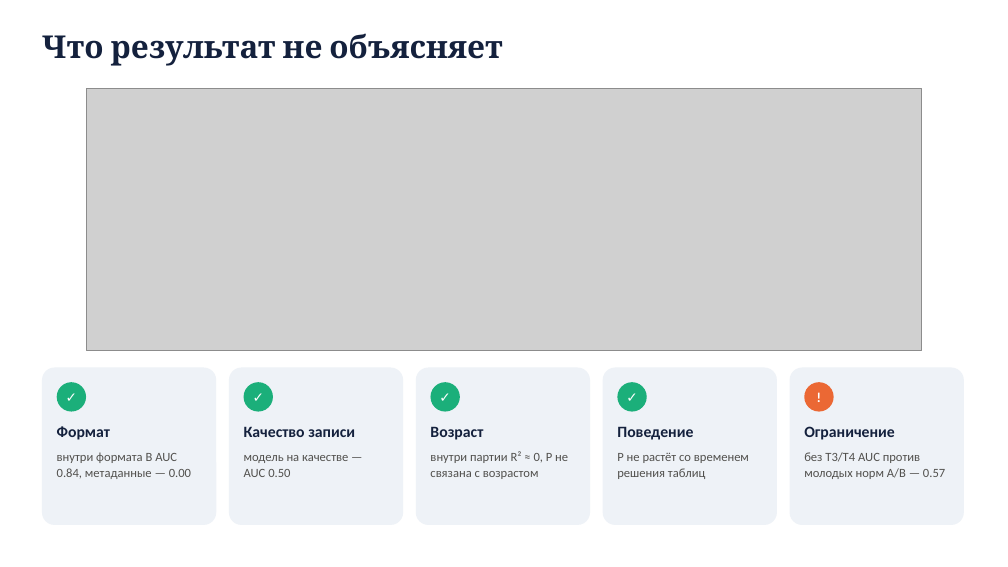
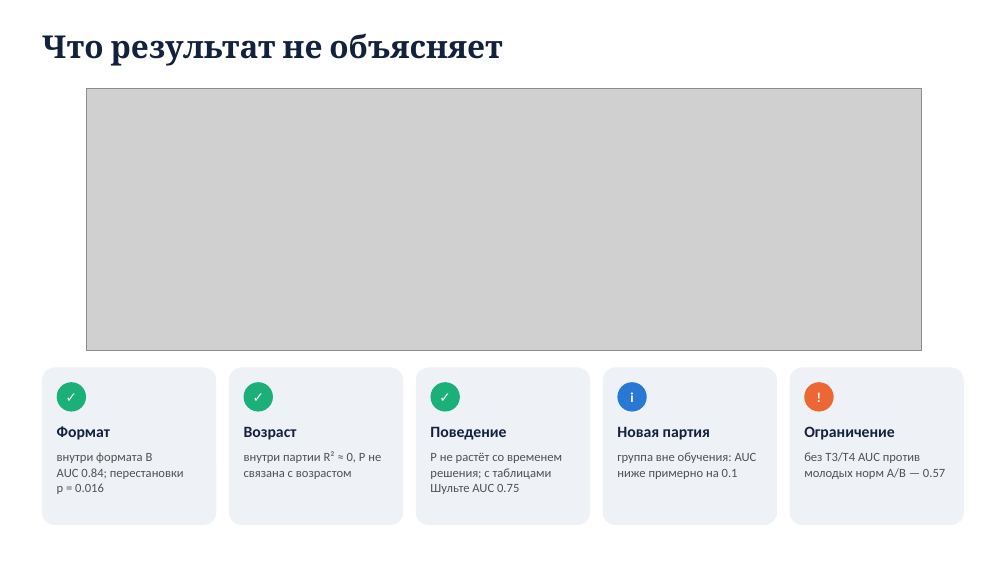
Before and after one commit to igor688-hub/neurodiagnosis-eeg, a slide deck: slide 5 of report/presentation.pptx (slide 8 before the commit). Drawn at 1008x567 pixels with LibreOffice and Linux fonts; fonts in the diff are those of the drawing; grey boxes stand for pictures. Boxes give left, top, right and bottom in pixels: in the first picture for what was removed or moved away, otherwise in the second. Text is boxed around its words. In the diff, an @@ line names an element or a change of style, - is before the commit and + after.

```diff
--- a/report/presentation.pptx
+++ b/report/presentation.pptx
@@ ellipse "i" at box(618, 383, 647, 412): fill #1BAF7A to #2A78D6 @@
@@ text in ellipse at box(630, 392, 633, 402): text changed @@
-✓
+i
@@ text at box(244, 426, 297, 440): text changed @@
-Качество записи
+Возраст
@@ text at box(430, 426, 506, 440): text changed @@
-Возраст
+Поведение
@@ text at box(617, 426, 710, 440): text changed @@
-Поведение
+Новая партия
@@ text at box(57, 452, 184, 494): text changed @@
-внутри формата B AUC 0.84, метаданные — 0.00
+внутри формата B AUC 0.84; перестановки p = 0.016
@@ text at box(244, 451, 381, 479): text changed @@
-модель на качестве — AUC 0.50
+внутри партии R² ≈ 0, P не связана с возрастом
@@ text at box(430, 453, 562, 494): text changed @@
-внутри партии R² ≈ 0, P не связана с возрастом
+P не растёт со временем решения; с таблицами Шульте AUC 0.75
@@ text at box(617, 452, 757, 479): text changed @@
-P не растёт со временем решения таблиц
+группа вне обучения: AUC ниже примерно на 0.1
```
Also in this commit, not shown: 3 other slides changed, 1 slide added, 5 slides removed, 1 other file.
